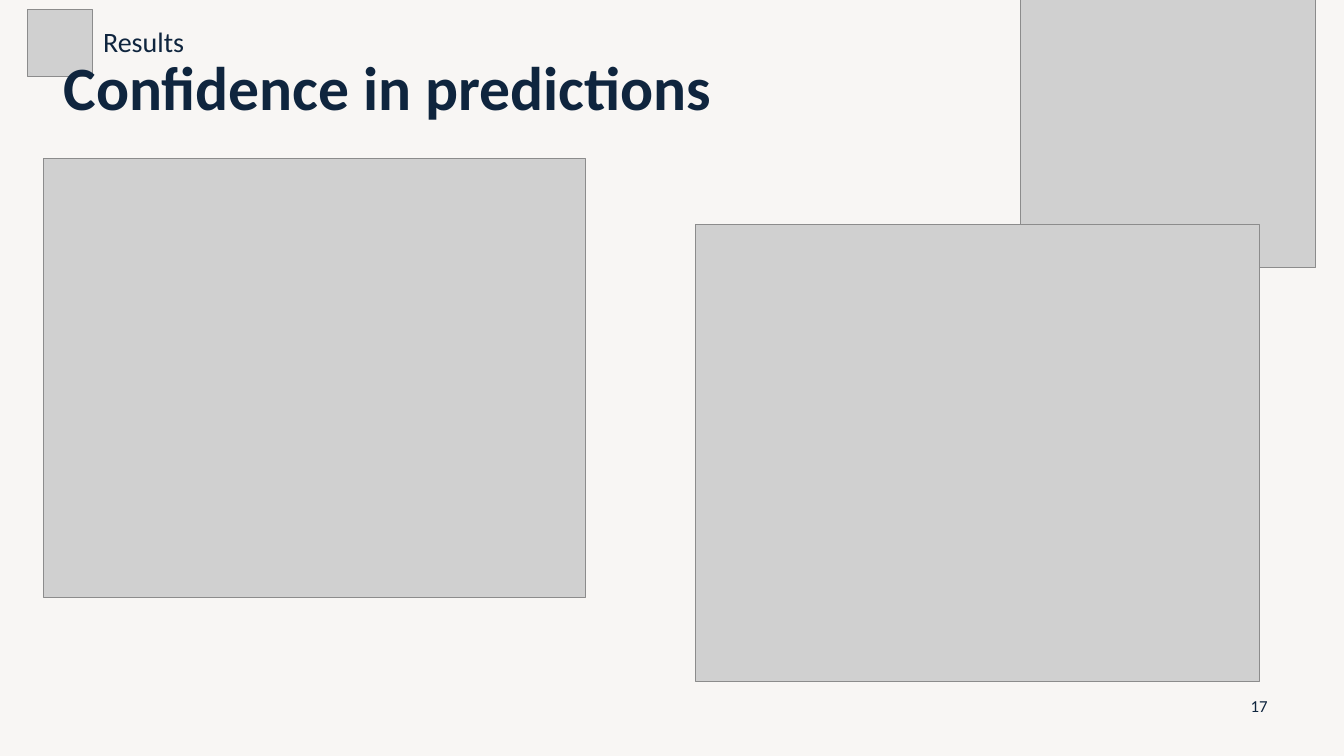
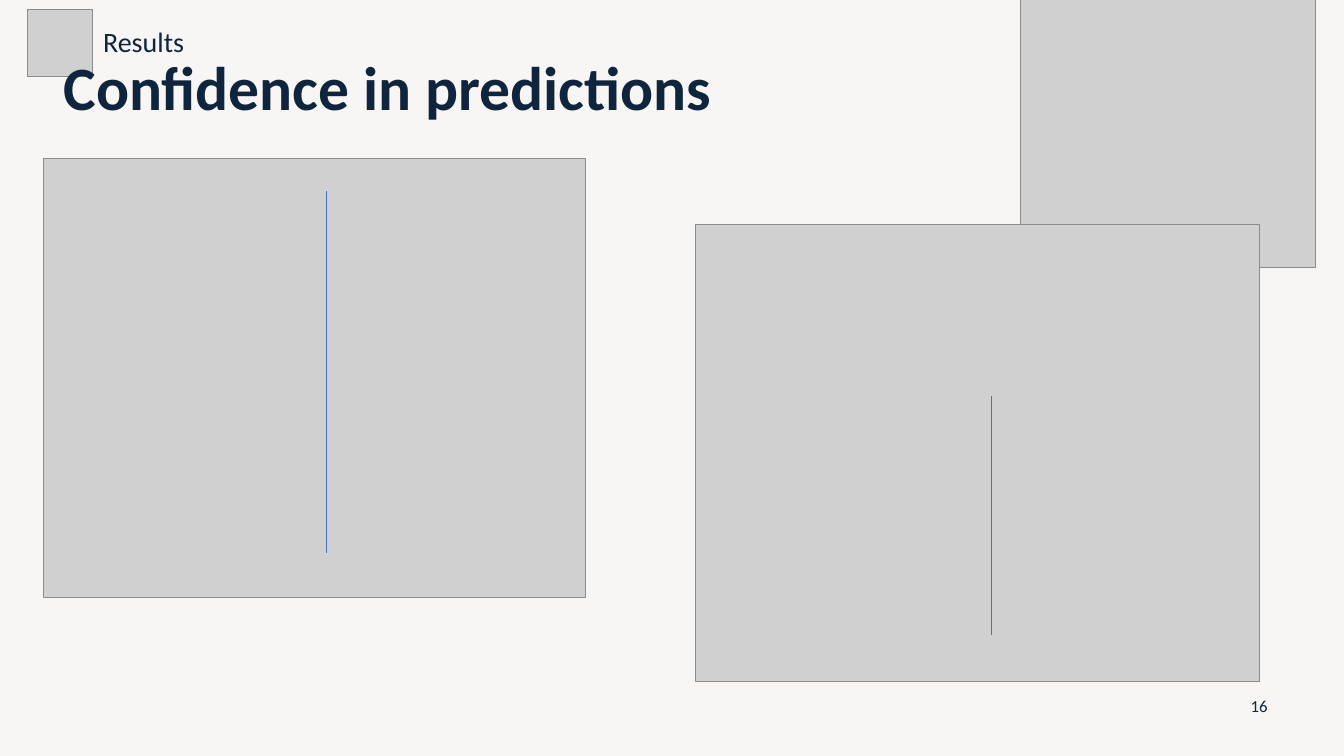
Before and after one commit to marti1999/TFG, a slide deck: slide 16 of informes/entrega final/presentation.pptx (slide 17 before the commit). Drawn at 1344x756 pixels with LibreOffice and Linux fonts; fonts in the diff are those of the drawing; grey boxes stand for pictures. Boxes give left, top, right and bottom in pixels: in the first picture for what was removed or moved away, otherwise in the second. Text is boxed around its words. In the diff, an @@ line names an element or a change of style, - is before the commit and + after.

```diff
--- a/informes/entrega final/presentation.pptx
+++ b/informes/entrega final/presentation.pptx
@@ line added from (327, 192) to (327, 553), #4472C4 1 pt @@
@@ line added from (992, 396) to (992, 635), #4472C4 1 pt @@
@@ page number at [1251,700,1268,712]: text changed @@
-17
+16
```
Also in this commit, not shown: 9 other slides changed, 1 other file.
